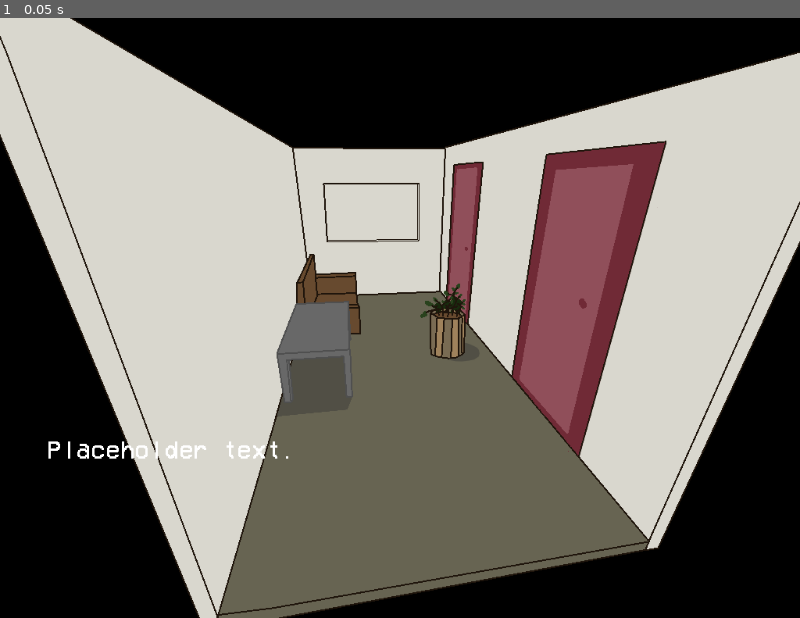
Above: before the commit, frame 1.
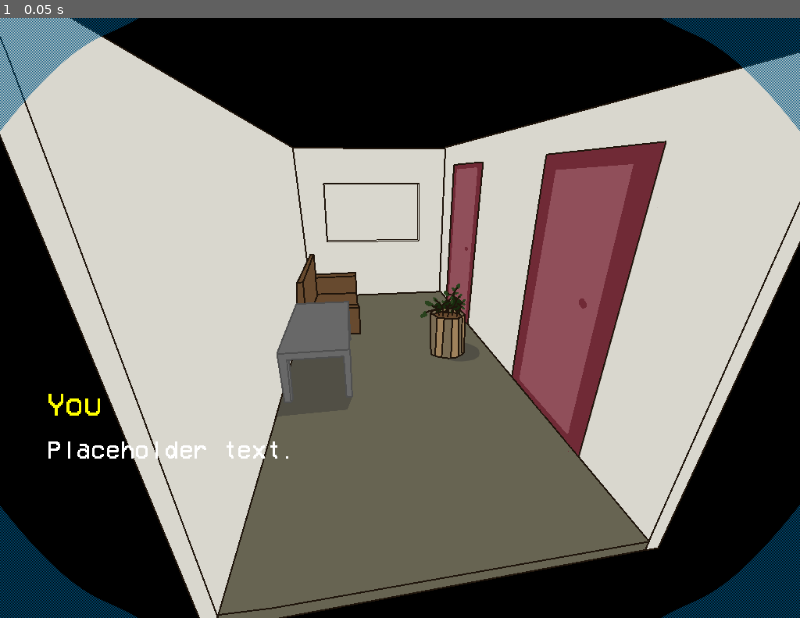
Above: after the commit, the same moment.

Repository: Pauisdev/fin-del-caso
Game: Godot game, scene res://scenes/main.tscn
The game is run twice, just before and just after one commit, with the same random seed, the same clock (stepped at 60 frames per second) and the same inputs.
Inputs:
- Up to frame 1 (0.05 s): no input

The runs differ from the first frame. In frame 1, 5.2% of the frame differs, in the area x 0-100%, y 0-100%.

Commit message:
added player name

Diff:
--- a/godot/scenes/ui.tscn
+++ b/godot/scenes/ui.tscn
@@ -25,8 +25,20 @@
 bbcode_enabled = true
 text = "Placeholder text."
 
+[node name="ActorName" type="RichTextLabel" parent="TextBox" unique_id=705853880]
+texture_filter = 1
+layout_mode = 0
+offset_left = 60.0
+offset_top = 475.0
+offset_right = 266.0
+offset_bottom = 516.0
+theme_override_colors/default_color = Color(1, 1, 0, 1)
+theme_override_fonts/normal_font = ExtResource("4_wm3ai")
+theme_override_font_sizes/normal_font_size = 40
+bbcode_enabled = true
+text = "You"
+
 [node name="TVEffect" type="TextureRect" parent="." unique_id=2001847026]
-visible = false
 texture_filter = 1
 offset_right = 40.0
 offset_bottom = 40.0
Binary file changed: godot/rooms/text-box.png
Not shown, changed: godot/rooms/text-box.png~
Not shown, changed: krita/main-room.kra
Not shown, changed: krita/main-room.kra~
